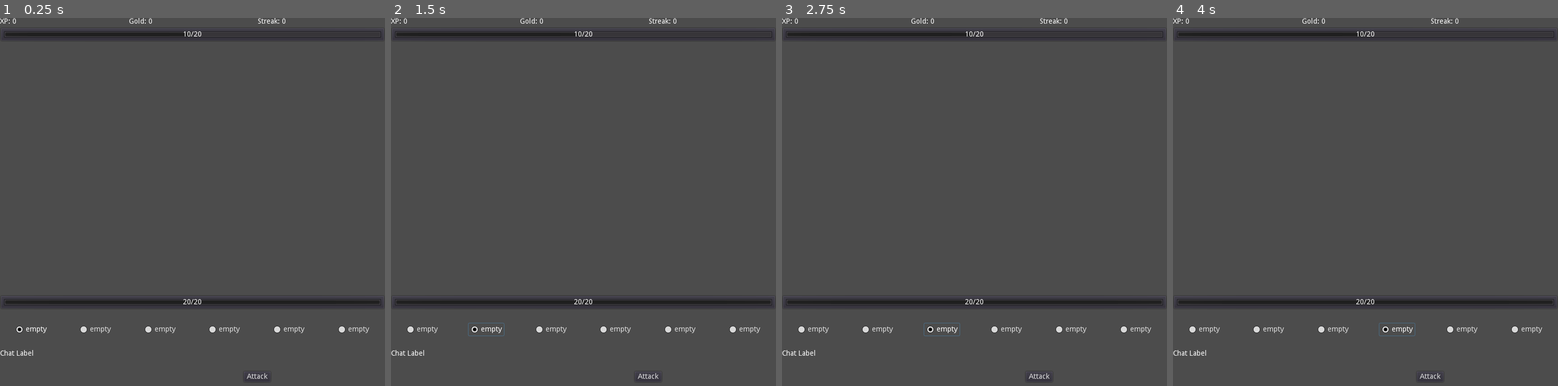
Above: before the commit, frames 1-4 (left to right).
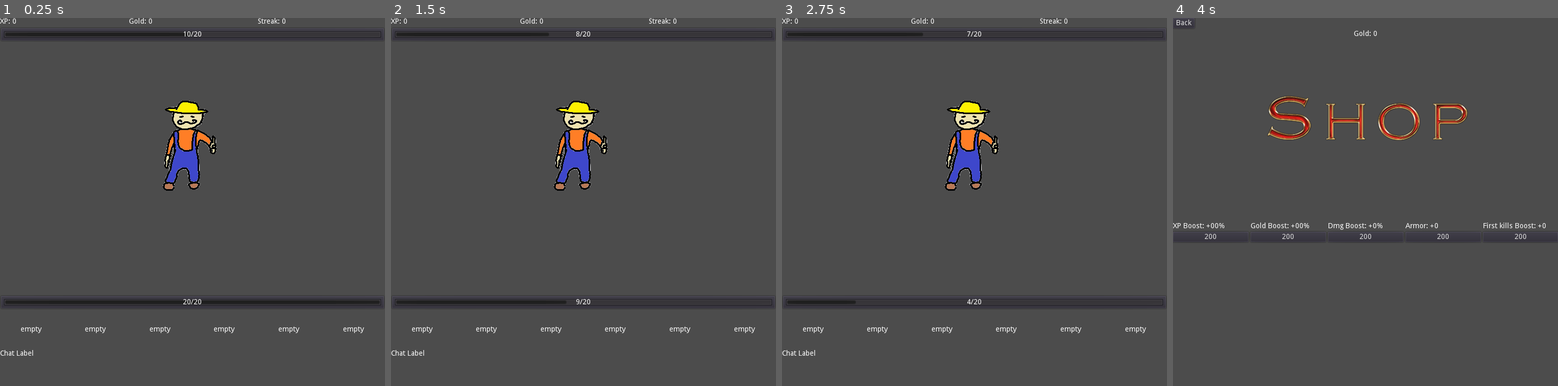
Above: after the commit, the same moments.

Repository: SirDogeGD/projects
Game: Godot game, scene res://scenes/fight.tscn
The game is run twice, just before and just after one commit, with the same random seed, the same clock (stepped at 60 frames per second) and the same inputs. This scene is started directly instead of the project's main scene.
Inputs (mouse positions are in pixels of both pictures, inside the frame that each line leads up to):
- Up to frame 1 (0.25 s): no input
- Up to frame 2 (1.5 s): click (421, 330) at 0.5 s, where only the run before the commit has a clickable "empty"; click (487, 330) at 1.25 s, where only the run before the commit has a clickable "empty"
- Up to frame 3 (2.75 s): click (943, 330) at 2 s, where only the run before the commit has a clickable "empty"
- Up to frame 4 (4 s): click (1396, 330) at 2.75 s, where only the run before the commit has a clickable "empty"; click (1365, 87) at 3.5 s, where only the run after the commit has a clickable "Shop"

The runs differ from the first frame. In frame 1, 2.5% of the frame differs, in the area x 4-96%, y 22-99%; in frame 2, 2.9%; in frame 3, 3.1%; in frame 4, 5.9%, in the area x 0-100%, y 0-99%.

Commit message:
qol
added keyboard shortcuts
added title images

Diff:
--- a/idlegame/project.godot
+++ b/idlegame/project.godot
@@ -36,6 +36,45 @@
 window/size/height=750
 window/size/resizable=false
 
+[input]
+
+inv_1={
+"deadzone": 0.5,
+"events": [ Object(InputEventKey,"resource_local_to_scene":false,"resource_name":"","device":0,"alt":false,"shift":false,"control":false,"meta":false,"command":false,"pressed":false,"scancode":49,"unicode":0,"echo":false,"script":null)
+ ]
+}
+inv_2={
+"deadzone": 0.5,
+"events": [ Object(InputEventKey,"resource_local_to_scene":false,"resource_name":"","device":0,"alt":false,"shift":false,"control":false,"meta":false,"command":false,"pressed":false,"scancode":50,"unicode":0,"echo":false,"script":null)
+ ]
+}
+inv_3={
+"deadzone": 0.5,
+"events": [ Object(InputEventKey,"resource_local_to_scene":false,"resource_name":"","device":0,"alt":false,"shift":false,"control":false,"meta":false,"command":false,"pressed":false,"scancode":51,"unicode":0,"echo":false,"script":null)
+ ]
+}
+inv_4={
+"deadzone": 0.5,
+"events": [ Object(InputEventKey,"resource_local_to_scene":false,"resource_name":"","device":0,"alt":false,"shift":false,"control":false,"meta":false,"command":false,"pressed":false,"scancode":52,"unicode":0,"echo":false,"script":null)
+ ]
+}
+inv_5={
+"deadzone": 0.5,
+"events": [ Object(InputEventKey,"resource_local_to_scene":false,"resource_name":"","device":0,"alt":false,"shift":false,"control":false,"meta":false,"command":false,"pressed":false,"scancode":53,"unicode":0,"echo":false,"script":null)
+ ]
+}
+inv_6={
+"deadzone": 0.5,
+"events": [ Object(InputEventKey,"resource_local_to_scene":false,"resource_name":"","device":0,"alt":false,"shift":false,"control":false,"meta":false,"command":false,"pressed":false,"scancode":54,"unicode":0,"echo":false,"script":null)
+ ]
+}
+attack={
+"deadzone": 0.5,
+"events": [ Object(InputEventMouseButton,"resource_local_to_scene":false,"resource_name":"","device":-1,"alt":false,"shift":false,"control":false,"meta":false,"command":false,"button_mask":0,"position":Vector2( 0, 0 ),"global_position":Vector2( 0, 0 ),"factor":1.0,"button_index":1,"pressed":false,"doubleclick":false,"script":null)
+, Object(InputEventKey,"resource_local_to_scene":false,"resource_name":"","device":0,"alt":false,"shift":false,"control":false,"meta":false,"command":false,"pressed":false,"scancode":32,"unicode":0,"echo":false,"script":null)
+ ]
+}
+
 [rendering]
 
 environment/default_environment="res://default_env.tres"
--- a/idlegame/scenes/events/quickmath.tscn
+++ b/idlegame/scenes/events/quickmath.tscn
@@ -1,6 +1,6 @@
 [gd_scene load_steps=3 format=2]
 
-[ext_resource path="res://icons/quick maths.png" type="Texture" id=1]
+[ext_resource path="res://icons/titles/quick maths.png" type="Texture" id=1]
 [ext_resource path="res://scripts/events/quickmath.gd" type="Script" id=2]
 
 [node name="main" type="Node2D"]
--- a/idlegame/scenes/fight.tscn
+++ b/idlegame/scenes/fight.tscn
@@ -81,12 +81,15 @@
 align = 1
 valign = 1
 
-[node name="CenterContainer" type="CenterContainer" parent="C1/CEnemy"]
+[node name="CEnemy" type="CenterContainer" parent="C1/CEnemy"]
 margin_top = 49.0
 margin_right = 750.0
 margin_bottom = 517.0
 size_flags_horizontal = 3
 size_flags_vertical = 3
+
+[node name="Enemy" type="Sprite" parent="C1/CEnemy/CEnemy"]
+position = Vector2( 375, 200 )
 
 [node name="CInv" type="VBoxContainer" parent="C1"]
 margin_top = 539.0
@@ -146,7 +149,7 @@
 size_flags_vertical = 3
 
 [node name="Label" type="Label" parent="C1/CChF"]
-margin_right = 248.0
+margin_right = 750.0
 margin_bottom = 104.0
 size_flags_horizontal = 3
 size_flags_vertical = 3
@@ -155,6 +158,7 @@
 "
 
 [node name="CF" type="CenterContainer" parent="C1/CChF"]
+visible = false
 margin_left = 252.0
 margin_right = 750.0
 margin_bottom = 104.0
@@ -167,5 +171,7 @@
 margin_top = 42.0
 margin_right = 275.0
 margin_bottom = 62.0
+size_flags_horizontal = 3
+size_flags_vertical = 3
 text = "Attack"
 [connection signal="pressed" from="C1/CChF/CF/BAtk" to="." method="_on_BAtk_pressed"]
--- a/idlegame/scenes/inventory.tscn
+++ b/idlegame/scenes/inventory.tscn
@@ -1,7 +1,6 @@
-[gd_scene load_steps=3 format=2]
+[gd_scene load_steps=2 format=2]
 
 [ext_resource path="res://scripts/inventory.gd" type="Script" id=1]
-[ext_resource path="res://groups/inventory.tres" type="ButtonGroup" id=2]
 
 [node name="Control" type="Control"]
 anchor_right = 1.0
@@ -28,132 +27,125 @@
 
 [node name="Slot1" type="CenterContainer" parent="HBoxInventory"]
 margin_right = 121.0
-margin_bottom = 40.0
+margin_bottom = 59.0
 size_flags_horizontal = 3
 size_flags_vertical = 3
 
 [node name="Vbox" type="VBoxContainer" parent="HBoxInventory/Slot1"]
-margin_left = 26.0
-margin_top = 8.0
-margin_right = 95.0
-margin_bottom = 32.0
+margin_left = 40.0
+margin_top = 22.0
+margin_right = 81.0
+margin_bottom = 36.0
 size_flags_horizontal = 3
 size_flags_vertical = 3
 
-[node name="Item" type="CheckBox" parent="HBoxInventory/Slot1/Vbox"]
-margin_right = 69.0
-margin_bottom = 24.0
-pressed = true
-group = ExtResource( 2 )
+[node name="Item" type="Label" parent="HBoxInventory/Slot1/Vbox"]
+margin_right = 41.0
+margin_bottom = 14.0
 text = "empty"
+align = 1
 
 [node name="Slot2" type="CenterContainer" parent="HBoxInventory"]
 margin_left = 125.0
 margin_right = 246.0
-margin_bottom = 40.0
+margin_bottom = 59.0
 size_flags_horizontal = 3
 size_flags_vertical = 3
 
 [node name="Vbox2" type="VBoxContainer" parent="HBoxInventory/Slot2"]
-margin_left = 26.0
-margin_top = 8.0
-margin_right = 95.0
-margin_bottom = 32.0
+margin_left = 40.0
+margin_top = 22.0
+margin_right = 81.0
+margin_bottom = 36.0
 size_flags_horizontal = 3
 size_flags_vertical = 3
 
-[node name="Item2" type="CheckBox" parent="HBoxInventory/Slot2/Vbox2"]
-margin_right = 69.0
-margin_bottom = 24.0
-group = ExtResource( 2 )
+[node name="Item2" type="Label" parent="HBoxInventory/Slot2/Vbox2"]
+margin_right = 41.0
+margin_bottom = 14.0
 text = "empty"
+align = 1
 
 [node name="Slot3" type="CenterContainer" parent="HBoxInventory"]
 margin_left = 250.0
 margin_right = 371.0
-margin_bottom = 40.0
+margin_bottom = 59.0
 size_flags_horizontal = 3
 size_flags_vertical = 3
 
 [node name="Vbox3" type="VBoxContainer" parent="HBoxInventory/Slot3"]
-margin_left = 26.0
-margin_top = 8.0
-margin_right = 95.0
-margin_bottom = 32.0
+margin_left = 40.0
+margin_top = 22.0
+margin_right = 81.0
+margin_bottom = 36.0
 size_flags_horizontal = 3
 size_flags_vertical = 3
 
-[node name="Item3" type="CheckBox" parent="HBoxInventory/Slot3/Vbox3"]
-margin_right = 69.0
-margin_bottom = 24.0
-group = ExtResource( 2 )
+[node name="Item3" type="Label" parent="HBoxInventory/Slot3/Vbox3"]
+margin_right = 41.0
+margin_bottom = 14.0
 text = "empty"
+align = 1
 
 [node name="Slot4" type="CenterContainer" parent="HBoxInventory"]
 margin_left = 375.0
 margin_right = 496.0
-margin_bottom = 40.0
+margin_bottom = 59.0
 size_flags_horizontal = 3
 size_flags_vertical = 3
 
 [node name="Vbox4" type="VBoxContainer" parent="HBoxInventory/Slot4"]
-margin_left = 26.0
-margin_top = 8.0
-margin_right = 95.0
-margin_bottom = 32.0
+margin_left = 40.0
+margin_top = 22.0
+margin_right = 81.0
+margin_bottom = 36.0
 size_flags_horizontal = 3
 size_flags_vertical = 3
 
-[node name="Item4" type="CheckBox" parent="HBoxInventory/Slot4/Vbox4"]
-margin_right = 69.0
-margin_bottom = 24.0
-group = ExtResource( 2 )
+[node name="Item4" type="Label" parent="HBoxInventory/Slot4/Vbox4"]
+margin_right = 41.0
+margin_bottom = 14.0
 text = "empty"
+align = 1
 
 [node name="Slot5" type="CenterContainer" parent="HBoxInventory"]
 margin_left = 500.0
 margin_right = 621.0
-margin_bottom = 40.0
+margin_bottom = 59.0
 size_flags_horizontal = 3
 size_flags_vertical = 3
 
 [node name="Vbox5" type="VBoxContainer" parent="HBoxInventory/Slot5"]
-margin_left = 26.0
-margin_top = 8.0
-margin_right = 95.0
-margin_bottom = 32.0
+margin_left = 40.0
+margin_top = 22.0
+margin_right = 81.0
+margin_bottom = 36.0
 size_flags_horizontal = 3
 size_flags_vertical = 3
 
-[node name="Item5" type="CheckBox" parent="HBoxInventory/Slot5/Vbox5"]
-margin_right = 69.0
-margin_bottom = 24.0
-group = ExtResource( 2 )
+[node name="Item5" type="Label" parent="HBoxInventory/Slot5/Vbox5"]
+margin_right = 41.0
+margin_bottom = 14.0
 text = "empty"
+align = 1
 
 [node name="Slot6" type="CenterContainer" parent="HBoxInventory"]
 margin_left = 625.0
 margin_right = 750.0
-margin_bottom = 40.0
+margin_bottom = 59.0
 size_flags_horizontal = 3
 size_flags_vertical = 3
 
 [node name="Vbox6" type="VBoxContainer" parent="HBoxInventory/Slot6"]
-margin_left = 28.0
-margin_top = 8.0
-margin_right = 97.0
-margin_bottom = 32.0
+margin_left = 42.0
+margin_top = 22.0
+margin_right = 83.0
+margin_bottom = 36.0
 size_flags_horizontal = 3
 size_flags_vertical = 3
 
-[node name="Item6" type="CheckBox" parent="HBoxInventory/Slot6/Vbox6"]
-margin_right = 69.0
-margin_bottom = 24.0
-group = ExtResource( 2 )
+[node name="Item6" type="Label" parent="HBoxInventory/Slot6/Vbox6"]
+margin_right = 41.0
+margin_bottom = 14.0
 text = "empty"
-[connection signal="pressed" from="HBoxInventory/Slot1/Vbox/Item" to="." method="_on_Item_pressed"]
-[connection signal="pressed" from="HBoxInventory/Slot2/Vbox2/Item2" to="." method="_on_Item2_pressed"]
-[connection signal="pressed" from="HBoxInventory/Slot3/Vbox3/Item3" to="." method="_on_Item3_pressed"]
-[connection signal="pressed" from="HBoxInventory/Slot4/Vbox4/Item4" to="." method="_on_Item4_pressed"]
-[connection signal="pressed" from="HBoxInventory/Slot5/Vbox5/Item5" to="." method="_on_Item5_pressed"]
-[connection signal="pressed" from="HBoxInventory/Slot6/Vbox6/Item6" to="." method="_on_Item6_pressed"]
+align = 1
--- a/idlegame/scenes/main.tscn
+++ b/idlegame/scenes/main.tscn
@@ -1,6 +1,7 @@
-[gd_scene load_steps=2 format=2]
+[gd_scene load_steps=3 format=2]
 
 [ext_resource path="res://scripts/menu.gd" type="Script" id=1]
+[ext_resource path="res://icons/titles/mainTitle.png" type="Texture" id=2]
 
 [node name="menu" type="Node2D"]
 script = ExtResource( 1 )
@@ -24,16 +25,9 @@
 size_flags_horizontal = 3
 size_flags_vertical = 3
 
-[node name="Label" type="Label" parent="C/C1"]
-margin_left = 347.0
-margin_top = 116.0
-margin_right = 403.0
-margin_bottom = 130.0
-size_flags_horizontal = 3
-size_flags_vertical = 3
-text = "PitRogue"
-align = 1
-valign = 1
+[node name="Title" type="Sprite" parent="C/C1"]
+texture = ExtResource( 2 )
+offset = Vector2( 375, 100 )
 
 [node name="C21" type="HBoxContainer" parent="C"]
 margin_left = 346.0
--- a/idlegame/scenes/runshop.tscn
+++ b/idlegame/scenes/runshop.tscn
@@ -1,6 +1,7 @@
-[gd_scene load_steps=2 format=2]
+[gd_scene load_steps=3 format=2]
 
 [ext_resource path="res://scripts/runshop.gd" type="Script" id=1]
+[ext_resource path="res://icons/titles/shop.png" type="Texture" id=2]
 
 [node name="runshop" type="Node2D"]
 script = ExtResource( 1 )
@@ -20,8 +21,19 @@
 text = "Gold:"
 align = 1
 
+[node name="CTitle" type="CenterContainer" parent="VBox"]
+margin_top = 18.0
+margin_right = 750.0
+margin_bottom = 370.0
+size_flags_horizontal = 3
+size_flags_vertical = 3
+
+[node name="Title" type="Sprite" parent="VBox/CTitle"]
+texture = ExtResource( 2 )
+offset = Vector2( 375, 150 )
+
 [node name="ShopItems" type="GridContainer" parent="VBox"]
-margin_top = 18.0
+margin_top = 374.0
 margin_right = 750.0
 margin_bottom = 726.0
 size_flags_horizontal = 3
@@ -30,7 +42,7 @@
 
 [node name="C1" type="VBoxContainer" parent="VBox/ShopItems"]
 margin_right = 148.0
-margin_bottom = 708.0
+margin_bottom = 352.0
 size_flags_horizontal = 3
 size_flags_vertical = 3
 
@@ -50,7 +62,7 @@
 [node name="C2" type="VBoxContainer" parent="VBox/ShopItems"]
 margin_left = 152.0
 margin_right = 300.0
-margin_bottom = 708.0
+margin_bottom = 352.0
 size_flags_horizontal = 3
 size_flags_vertical = 3
 
@@ -70,7 +82,7 @@
 [node name="C3" type="VBoxContainer" parent="VBox/ShopItems"]
 margin_left = 304.0
 margin_right = 452.0
-margin_bottom = 708.0
+margin_bottom = 352.0
 size_flags_horizontal = 3
 size_flags_vertical = 3
 
--- a/idlegame/scenes/shop.tscn
+++ b/idlegame/scenes/shop.tscn
@@ -1,6 +1,7 @@
-[gd_scene load_steps=2 format=2]
+[gd_scene load_steps=3 format=2]
 
 [ext_resource path="res://scripts/shop.gd" type="Script" id=1]
+[ext_resource path="res://icons/titles/shop.png" type="Texture" id=2]
 
 [node name="main" type="Node2D"]
 script = ExtResource( 1 )
@@ -33,8 +34,18 @@
 margin_bottom = 14.0
 text = "Gold:"
 
+[node name="CTitle" type="CenterContainer" parent="C1"]
+margin_top = 42.0
+margin_right = 750.0
+margin_bottom = 394.0
+size_flags_vertical = 3
+
+[node name="Title" type="Sprite" parent="C1/CTitle"]
+texture = ExtResource( 2 )
+offset = Vector2( 375, 150 )
+
 [node name="ShopItems" type="GridContainer" parent="C1"]
-margin_top = 42.0
+margin_top = 398.0
 margin_right = 750.0
 margin_bottom = 750.0
 size_flags_horizontal = 3
@@ -43,7 +54,7 @@
 
 [node name="XPBoost" type="VBoxContainer" parent="C1/ShopItems"]
 margin_right = 146.0
-margin_bottom = 708.0
+margin_bottom = 352.0
 size_flags_horizontal = 3
 size_flags_vertical = 3
 
@@ -61,7 +72,7 @@
 [node name="GBoost" type="VBoxContainer" parent="C1/ShopItems"]
 margin_left = 150.0
 margin_right = 296.0
-margin_bottom = 708.0
+margin_bottom = 352.0
 size_flags_horizontal = 3
 size_flags_vertical = 3
 
@@ -79,7 +90,7 @@
 [node name="DmgBoost" type="VBoxContainer" parent="C1/ShopItems"]
 margin_left = 300.0
 margin_right = 446.0
-margin_bottom = 708.0
+margin_bottom = 352.0
 size_flags_horizontal = 3
 size_flags_vertical = 3
 
@@ -97,7 +108,7 @@
 [node name="DefBoost" type="VBoxContainer" parent="C1/ShopItems"]
 margin_left = 450.0
 margin_right = 596.0
-margin_bottom = 708.0
+margin_bottom = 352.0
 size_flags_horizontal = 3
 size_flags_vertical = 3
 
@@ -115,7 +126,7 @@
 [node name="Elgato" type="VBoxContainer" parent="C1/ShopItems"]
 margin_left = 600.0
 margin_right = 746.0
-margin_bottom = 708.0
+margin_bottom = 352.0
 size_flags_horizontal = 3
 size_flags_vertical = 3
 
--- a/idlegame/scripts/events/quickmath.gd
+++ b/idlegame/scripts/events/quickmath.gd
@@ -5,11 +5,18 @@
 var thr
 var ans = 0
 var rng = RandomNumberGenerator.new()
+var is_ready
 
 func _ready():
-	pass
+	is_ready = false
+
+func _process(delta):
+	if is_ready == false:
+		if Input.is_action_just_pressed("attack"):
+			_on_BReady_pressed()
 
 func _on_BReady_pressed():
+	is_ready = true
 	$VBox/CReady/BReady.queue_free()
 	equation()
 	$Timer.start()
--- a/idlegame/scripts/fight.gd
+++ b/idlegame/scripts/fight.gd
@@ -37,7 +37,23 @@
 	enemy.create_empty_inv()
 	enemy.add_to_inv(item_creator.default_sword())
 	enemy.random_hp()
+
+#	random image
+	var e1 = preload("res://icons/enemy1.png")
+	var e2 = preload("res://icons/enemy2.png")
+	var e3 = preload("res://icons/enemy3.png")
+	var e4 = preload("res://icons/enemy4.png")
+	var e5 = preload("res://icons/enemy5.png")
+	var earray = [e1, e2, e3, e4, e5]
+	var eimg = earray[randi() % earray.size()]
+	var sprite = $C1/CEnemy/CEnemy/Enemy
+	sprite.texture = eimg
+
 	update_hp()
+
+func _process(delta):
+	if Input.is_action_just_pressed("attack"):
+		_on_BAtk_pressed()
 
 func _on_BAtk_pressed():
 	#check if weapon is insta use or not
--- a/idlegame/scripts/inventory.gd
+++ b/idlegame/scripts/inventory.gd
@@ -17,24 +17,6 @@
 func get_selected():
 	return selected
 
-func _on_Item_pressed():
-	you.set_selected(0)
-
-func _on_Item2_pressed():
-	you.set_selected(1)
-
-func _on_Item3_pressed():
-	you.set_selected(2)
-
-func _on_Item4_pressed():
-	you.set_selected(3)
-
-func _on_Item5_pressed():
-	you.set_selected(4)
-
-func _on_Item6_pressed():
-	you.set_selected(5)
-
 func create_label(slot):
 	var item = you.get_inv_slot(slot)
 	var label = item.get_name()
@@ -42,3 +24,17 @@
 		label += " x"
 		label += String(item.amount)
 	return label
+
+func _process(delta):
+	if Input.is_action_pressed("inv_1"):
+		you.set_selected(0)
+	if Input.is_action_pressed("inv_2"):
+		you.set_selected(1)
+	if Input.is_action_pressed("inv_3"):
+		you.set_selected(2)
+	if Input.is_action_pressed("inv_4"):
+		you.set_selected(3)
+	if Input.is_action_pressed("inv_5"):
+		you.set_selected(4)
+	if Input.is_action_pressed("inv_6"):
+		you.set_selected(5)
--- a/idlegame/scripts/perk_choose.gd
+++ b/idlegame/scripts/perk_choose.gd
@@ -24,3 +24,11 @@
 	$HBoxContainer/VBox2/LabelDesc.set_text(perk_info.perkinfo(perk_info.choice[1]).get_desc())
 	$HBoxContainer/VBox3/LabelName.set_text(perk_info.perkinfo(perk_info.choice[2]).get_name())
 	$HBoxContainer/VBox3/LabelDesc.set_text(perk_info.perkinfo(perk_info.choice[2]).get_desc())
+
+func _process(delta):
+	if Input.is_action_just_pressed("inv_1"):
+		c1()
+	if Input.is_action_just_pressed("inv_2"):
+		c2()
+	if Input.is_action_just_pressed("inv_3"):
+		c3()
Not shown, changed: idlegame/export_presets.cfg
Binary file added: idlegame/icons/enemy1.png
Not shown, added: idlegame/icons/enemy1.png.import
Binary file added: idlegame/icons/enemy2.png
Not shown, added: idlegame/icons/enemy2.png.import
Binary file added: idlegame/icons/enemy3.png
Not shown, added: idlegame/icons/enemy3.png.import
Binary file added: idlegame/icons/enemy4.png
Not shown, added: idlegame/icons/enemy4.png.import
Binary file added: idlegame/icons/enemy5.png
Not shown, added: idlegame/icons/enemy5.png.import
Not shown, removed: idlegame/icons/quick maths.png.import
(and 8 more such lines)
